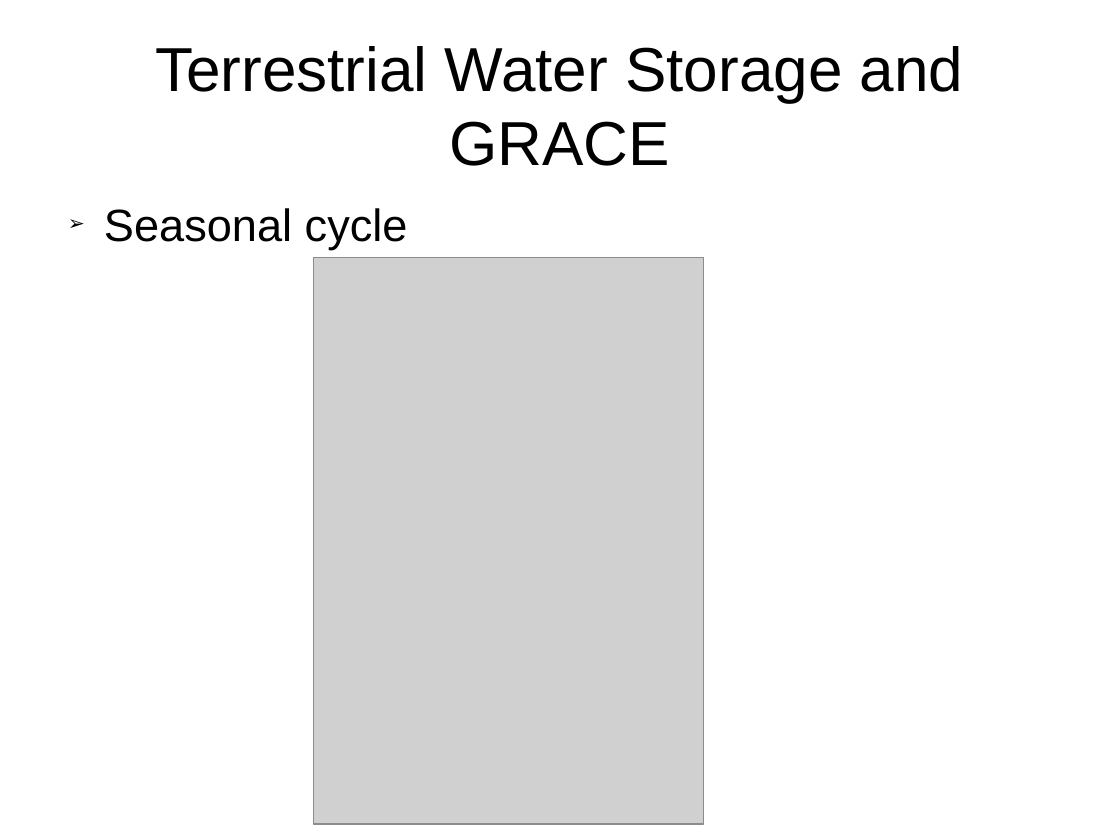
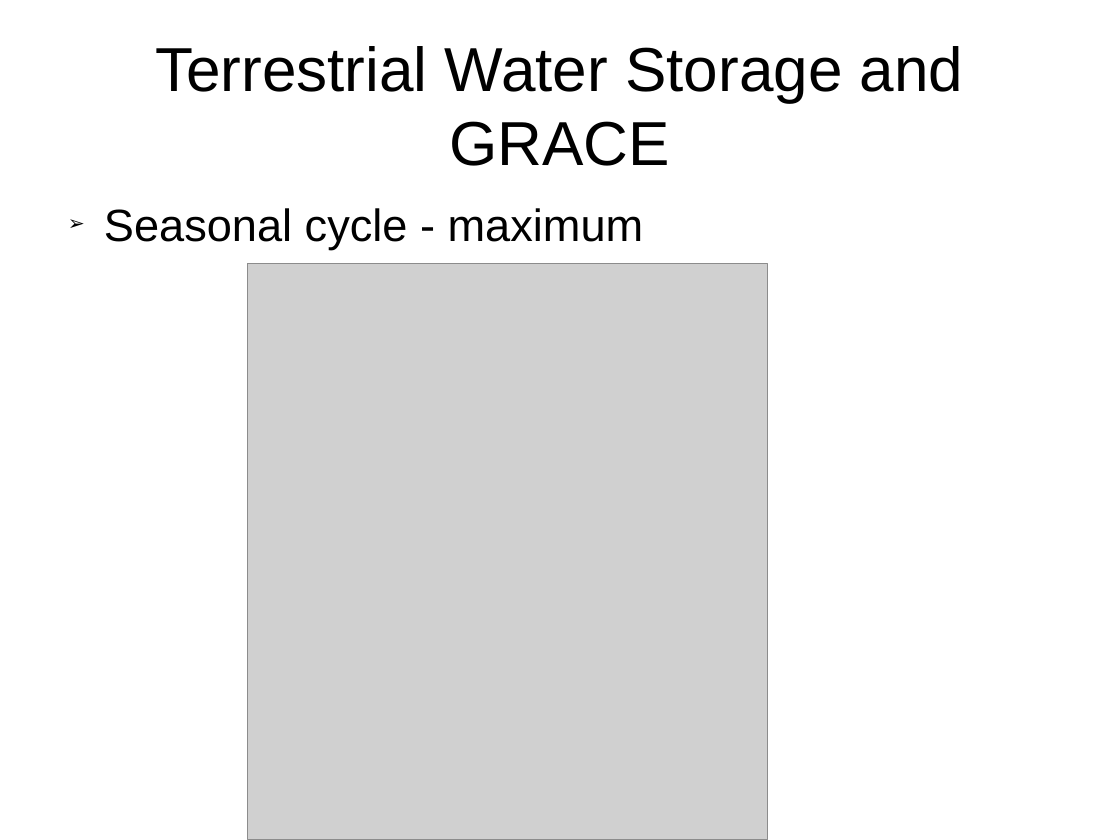
Before and after one commit to fvgatts/apresenta-o, a slide deck: slide 12 of presentation-TWSandGRACE.odp (slide 13 before the commit). Drawn at 1120x840 pixels with LibreOffice and Linux fonts; fonts in the diff are those of the drawing; grey boxes stand for pictures. Boxes give left, top, right and bottom in pixels: in the first picture for what was removed or moved away, otherwise in the second. Text is boxed around its words. In the diff, an @@ line names an element or a change of style, - is before the commit and + after.

```diff
--- a/presentation-TWSandGRACE.odp
+++ b/presentation-TWSandGRACE.odp
@@ text at (104, 208, 644, 250): text changed @@
-➢ Seasonal cycle
+➢ Seasonal cycle - maximum
@@ picture: place and size @@
-picture at (314, 257, 704, 824)
+picture at (248, 264, 768, 840)
```
Also in this commit, not shown: 1 other slide changed, 3 slides added.
